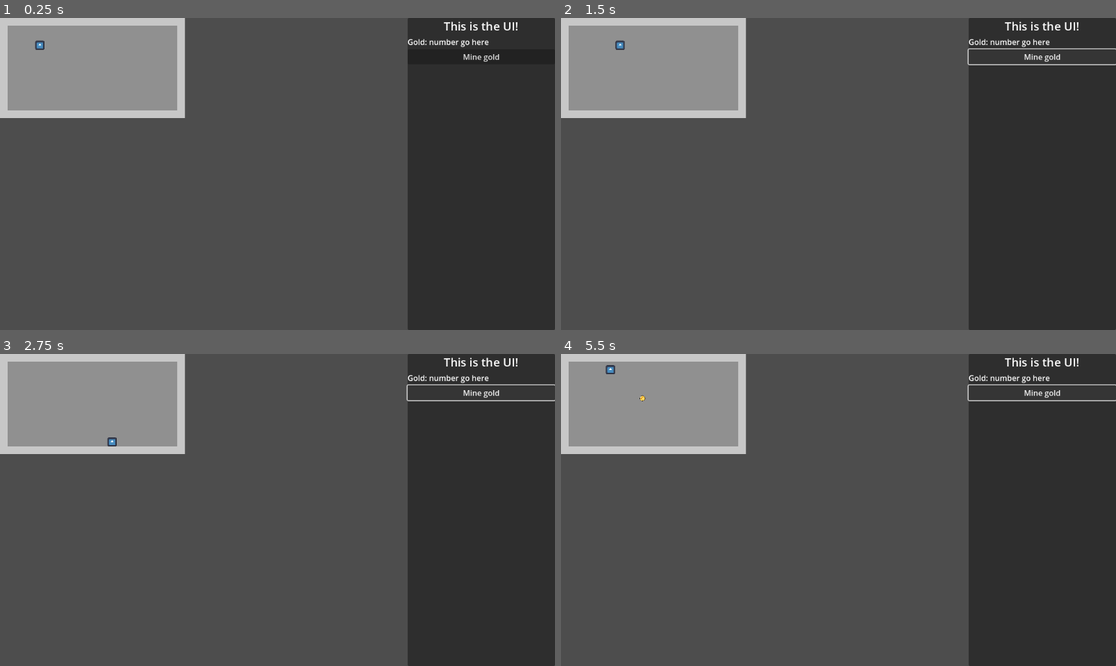
Above: before the commit, frames 1-4 (two rows, left to right).
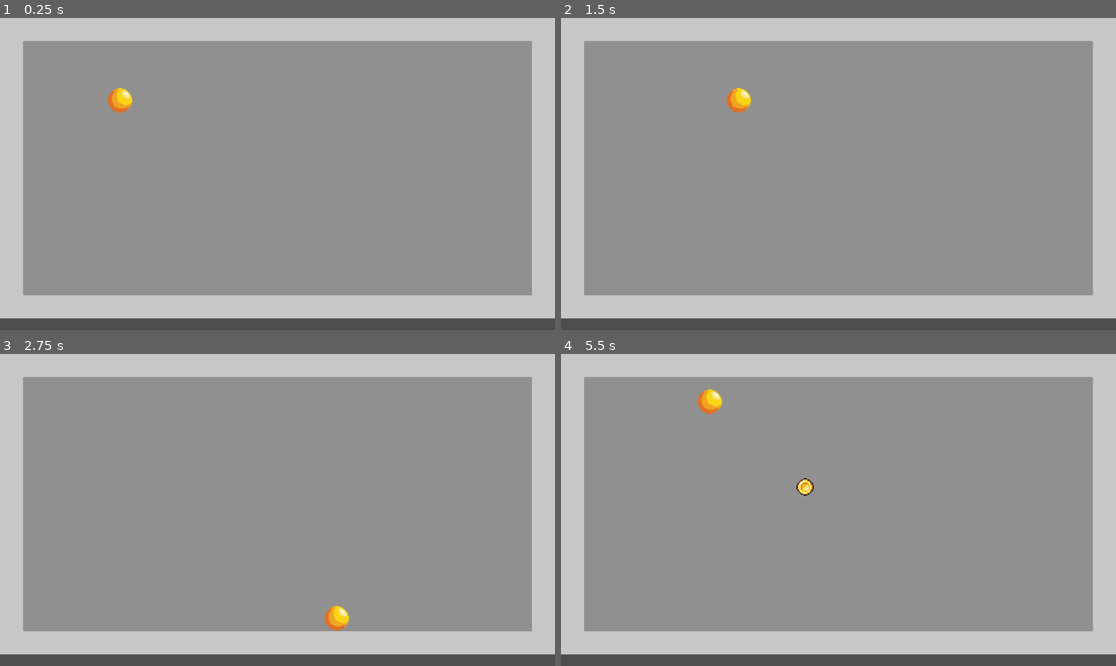
Above: after the commit, the same moments.

Repository: Fuzzy39/TeamJam
Game: Godot game, scene res://Main.tscn
Two runs of this game, one before a commit and one after it. Both use one fixed random seed, a clock stepped at 60 frames per second and the inputs below. The engine's default icon, where the game draws it, is replaced by a stand-in: a white triangle on a blue panel in a dark square.
Inputs (mouse positions are in pixels of both pictures, inside the frame that each line leads up to):
- Up to frame 1 (0.25 s): no input
- Up to frame 2 (1.5 s): click (1043, 55) at 0.5 s, where only the run before the commit has a clickable "Mine gold"; tap Enter at 1.25 s; hold Right (right) from 1.28 s (still down)
- Up to frame 3 (2.75 s): release Right (right) at 2.03 s; hold Down (down) from 2.03 s (still down)
- Up to frame 4 (5.5 s): release Down (down) at 2.78 s; hold Right (right) 2.78-3.53 s; hold Up (up) 3.53-4.28 s; hold Left (left) from 4.28 s (still down)

The runs differ from the first frame. In frame 1, 90% of the frame differs, in the area x 0-100%, y 0-100%; in frame 2, 90%; in frame 3, 90%; in frame 4, 90%.

Commit message:
added animation to player

Diff:
--- a/player.gd
+++ b/player.gd
@@ -6,6 +6,11 @@
 	var input_direction = Input.get_vector("left", "right", "up", "down")
 	velocity = input_direction * speed
 
+	if input_direction == Vector2.ZERO:
+		$Sprite.play("idle")
+	else:
+		$Sprite.stop()
+
 func _physics_process(delta):
 	get_input()
 	move_and_slide()
--- a/player.tscn
+++ b/player.tscn
@@ -1,21 +1,114 @@
-[gd_scene load_steps=4 format=3 uid="uid://bmhyhsixugfo"]
+[gd_scene load_steps=17 format=3 uid="uid://bmhyhsixugfo"]
 
 [ext_resource type="Script" path="res://player.gd" id="1_5j727"]
-[ext_resource type="Texture2D" uid="uid://baxtqjsy25k73" path="res://art/icon.svg" id="2_lvrjh"]
+[ext_resource type="Texture2D" uid="uid://ccwa3o3ou6i1t" path="res://art/gold idle spritesheet.png" id="2_qlc7s"]
+
+[sub_resource type="AtlasTexture" id="AtlasTexture_51y60"]
+atlas = ExtResource("2_qlc7s")
+region = Rect2(0, 0, 32, 32)
+
+[sub_resource type="AtlasTexture" id="AtlasTexture_vouq3"]
+atlas = ExtResource("2_qlc7s")
+region = Rect2(32, 0, 32, 32)
+
+[sub_resource type="AtlasTexture" id="AtlasTexture_5o1hj"]
+atlas = ExtResource("2_qlc7s")
+region = Rect2(64, 0, 32, 32)
+
+[sub_resource type="AtlasTexture" id="AtlasTexture_0q70i"]
+atlas = ExtResource("2_qlc7s")
+region = Rect2(96, 0, 32, 32)
+
+[sub_resource type="AtlasTexture" id="AtlasTexture_xicyb"]
+atlas = ExtResource("2_qlc7s")
+region = Rect2(128, 0, 32, 32)
+
+[sub_resource type="AtlasTexture" id="AtlasTexture_pjkgw"]
+atlas = ExtResource("2_qlc7s")
+region = Rect2(160, 0, 32, 32)
+
+[sub_resource type="AtlasTexture" id="AtlasTexture_n08e2"]
+atlas = ExtResource("2_qlc7s")
+region = Rect2(192, 0, 32, 32)
+
+[sub_resource type="AtlasTexture" id="AtlasTexture_hej2i"]
+atlas = ExtResource("2_qlc7s")
+region = Rect2(224, 0, 32, 32)
+
+[sub_resource type="AtlasTexture" id="AtlasTexture_q868d"]
+atlas = ExtResource("2_qlc7s")
+region = Rect2(256, 0, 32, 32)
+
+[sub_resource type="AtlasTexture" id="AtlasTexture_xk687"]
+atlas = ExtResource("2_qlc7s")
+region = Rect2(288, 0, 32, 32)
+
+[sub_resource type="AtlasTexture" id="AtlasTexture_oo0r7"]
+atlas = ExtResource("2_qlc7s")
+region = Rect2(320, 0, 32, 32)
+
+[sub_resource type="AtlasTexture" id="AtlasTexture_raotp"]
+atlas = ExtResource("2_qlc7s")
+region = Rect2(352, 0, 32, 32)
+
+[sub_resource type="SpriteFrames" id="SpriteFrames_n6i75"]
+animations = [{
+"frames": [{
+"duration": 1.0,
+"texture": SubResource("AtlasTexture_51y60")
+}, {
+"duration": 1.0,
+"texture": SubResource("AtlasTexture_vouq3")
+}, {
+"duration": 1.0,
+"texture": SubResource("AtlasTexture_5o1hj")
+}, {
+"duration": 1.0,
+"texture": SubResource("AtlasTexture_0q70i")
+}, {
+"duration": 1.0,
+"texture": SubResource("AtlasTexture_xicyb")
+}, {
+"duration": 1.0,
+"texture": SubResource("AtlasTexture_pjkgw")
+}, {
+"duration": 1.0,
+"texture": SubResource("AtlasTexture_n08e2")
+}, {
+"duration": 1.0,
+"texture": SubResource("AtlasTexture_hej2i")
+}, {
+"duration": 1.0,
+"texture": SubResource("AtlasTexture_q868d")
+}, {
+"duration": 1.0,
+"texture": SubResource("AtlasTexture_xk687")
+}, {
+"duration": 1.0,
+"texture": SubResource("AtlasTexture_oo0r7")
+}, {
+"duration": 1.0,
+"texture": SubResource("AtlasTexture_raotp")
+}],
+"loop": true,
+"name": &"idle",
+"speed": 5.0
+}]
 
 [sub_resource type="RectangleShape2D" id="RectangleShape2D_8gp4p"]
-size = Vector2(18.5, 18.5)
+size = Vector2(18, 18)
 
 [node name="Player" type="CharacterBody2D"]
 position = Vector2(550, 312)
 script = ExtResource("1_5j727")
 speed = 200
 
-[node name="Sprite2D" type="Sprite2D" parent="."]
-position = Vector2(-467.25, -255.25)
-scale = Vector2(0.144531, 0.144531)
-texture = ExtResource("2_lvrjh")
+[node name="Sprite" type="AnimatedSprite2D" parent="."]
+position = Vector2(-467, -255)
+scale = Vector2(0.5625, 0.5625)
+sprite_frames = SubResource("SpriteFrames_n6i75")
+animation = &"idle"
 
 [node name="CollisionShape2D" type="CollisionShape2D" parent="."]
-position = Vector2(-467.25, -255.25)
+position = Vector2(-467, -255)
 shape = SubResource("RectangleShape2D_8gp4p")
--- a/project.godot
+++ b/project.godot
@@ -18,6 +18,10 @@
 [autoload]
 
 Global="*res://global.gd"
+
+[display]
+
+window/stretch/scale=3.0
 
 [dotnet]
 
Not shown, added: art/gold idle spritesheet.png.import
